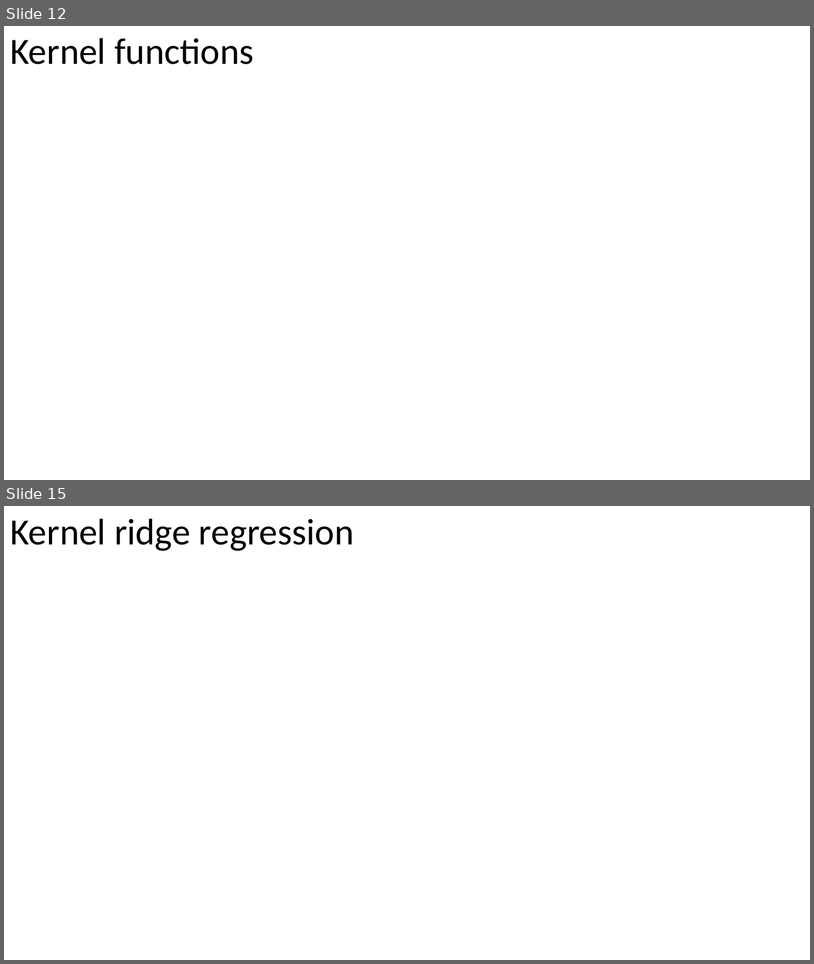
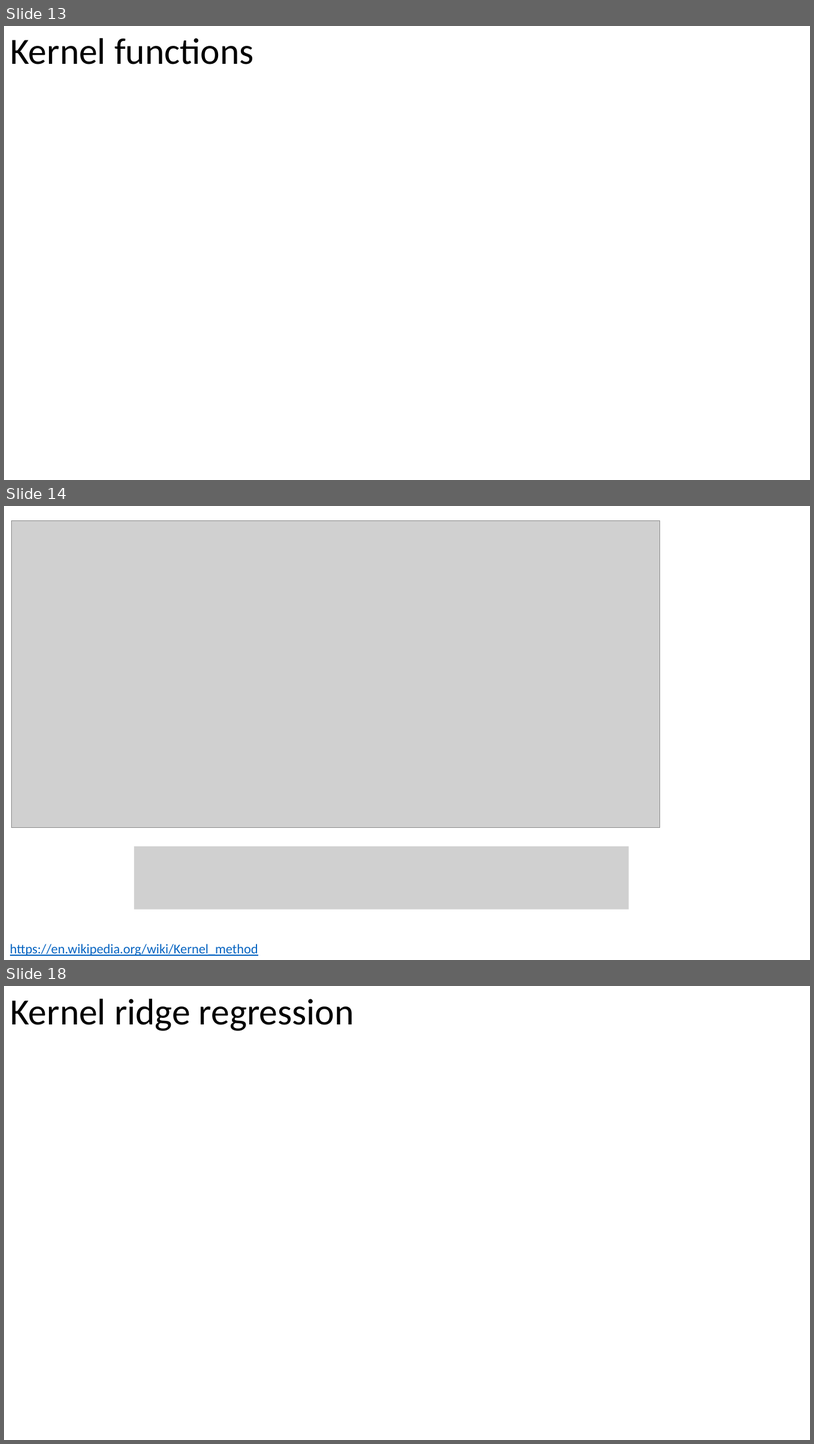
Before and after one commit to russellu/cs405, a slide deck: Lecture_18.pptx. Shown one above the other, each under a label of ours: slides 12 and 15 before the commit, slides 13, 14 and 18 after it; the slides between them are not shown. The pictures are 814x964 and 814x1444 pixels, drawn with LibreOffice and Linux fonts; fonts in the diff are those of the drawing; grey boxes stand for pictures; background and template pictures are left out. Boxes give left, top, right and bottom in pixels: in the first picture for what was removed or moved away, otherwise in the second. Text is boxed around its words. In the diff, an @@ line names an element or a change of style, - is before the commit and + after.

```diff
--- a/Lecture_18.pptx
+++ b/Lecture_18.pptx
@@ slide 14 added at (x1=4, y1=506, x2=810, y2=960), background #FFFFFF @@
@@ picture added at (x1=12, y1=520, x2=660, y2=827) @@
@@ picture added at (x1=134, y1=846, x2=629, y2=909) @@
@@ text added at (x1=10, y1=943, x2=258, y2=955), 16 pt, text #0563C1, underline @@
+https://en.wikipedia.org/wiki/Kernel_method
@@ what was slide 12 is now slide 13 @@
@@ what was slide 15 is now slide 18 @@
```
Also in this commit, not shown: 6 slides changed, 6 other slides added, 1 slide removed.
